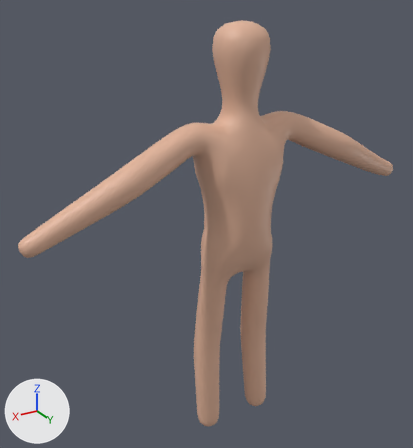
A saved change to the Blender file examples/rigged-character/rigged-character.blend.
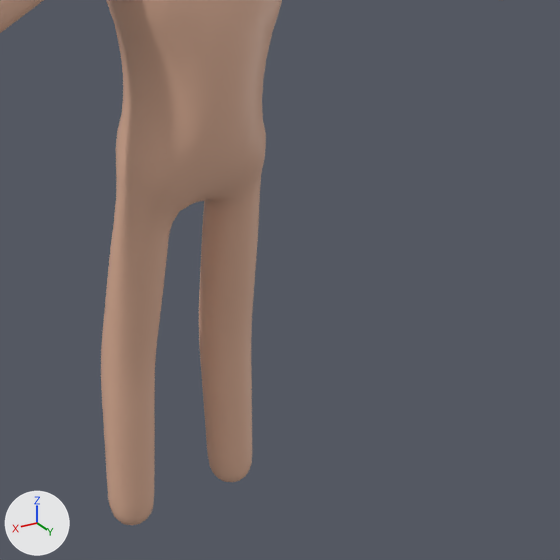
Each version appears first whole from a camera (50 mm lens) standing at (1.356, 1.988, 2.184) and looking at (0.23, 0.112, 1.246), and next in a close-up on the part from 35% to 100% of the width and 39% to 99% of the height. The axes (+X, +Y, +Z) are drawn at lower left. The lights are the same throughout. The last two pictures show the newer version.

Objects in the first close-up: 'Body'.
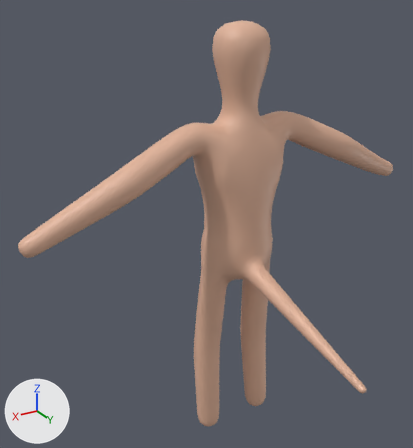
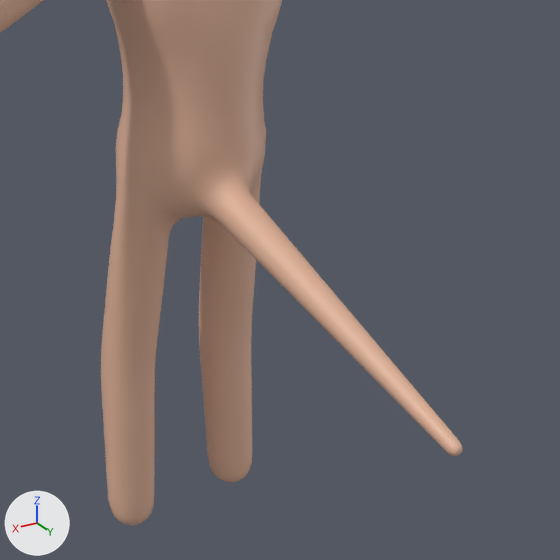
Changed parts and their boxes [x1, y1, x2, y2] in the close-ups (560 x 560 px):
```json
{"object": "Body", "change": "reshaped", "before": [0, 0, 282, 525], "after": [0, 0, 463, 525]}
{"part": 1, "of": "me_body", "change": "built on", "before": [129, 81, 266, 234], "after": [130, 81, 463, 456]}
```

The change, as JSON lines over the scene's bpy script:
```json
{"block": "me_body", "where": "# used by ob_body; location = (0.0, 0.0, 0.0)"}
{"op": "remove", "block": "me_body", "code": "me_body.from_pydata(...)  # 2754 vertices, 2752 faces; spans x -0.97..0.97, y -0.15..0.15, z 0.06..2.03"}
{"op": "add", "block": "me_body", "code": "me_body.from_pydata(...)  # 3842 vertices, 3840 faces; spans x -0.97..0.97, y -0.15..0.85, z 0.06..2.03"}
{"block": "me_body", "change": "me_body part 1: 50 vertices moved from x -0.15..0.15, y 0.03..0.14, z 0.9..1.17 to x -0.15..0.15, y 0.03..0.15, z 0.89..1.18; 15 vertices removed from x -0.16..0.16, y 0.05..0.11, z 0.95..1.05; 1103 vertices added at x -0.15..0.15, y 0.06..0.85, z 0.79..1.08"}
```
